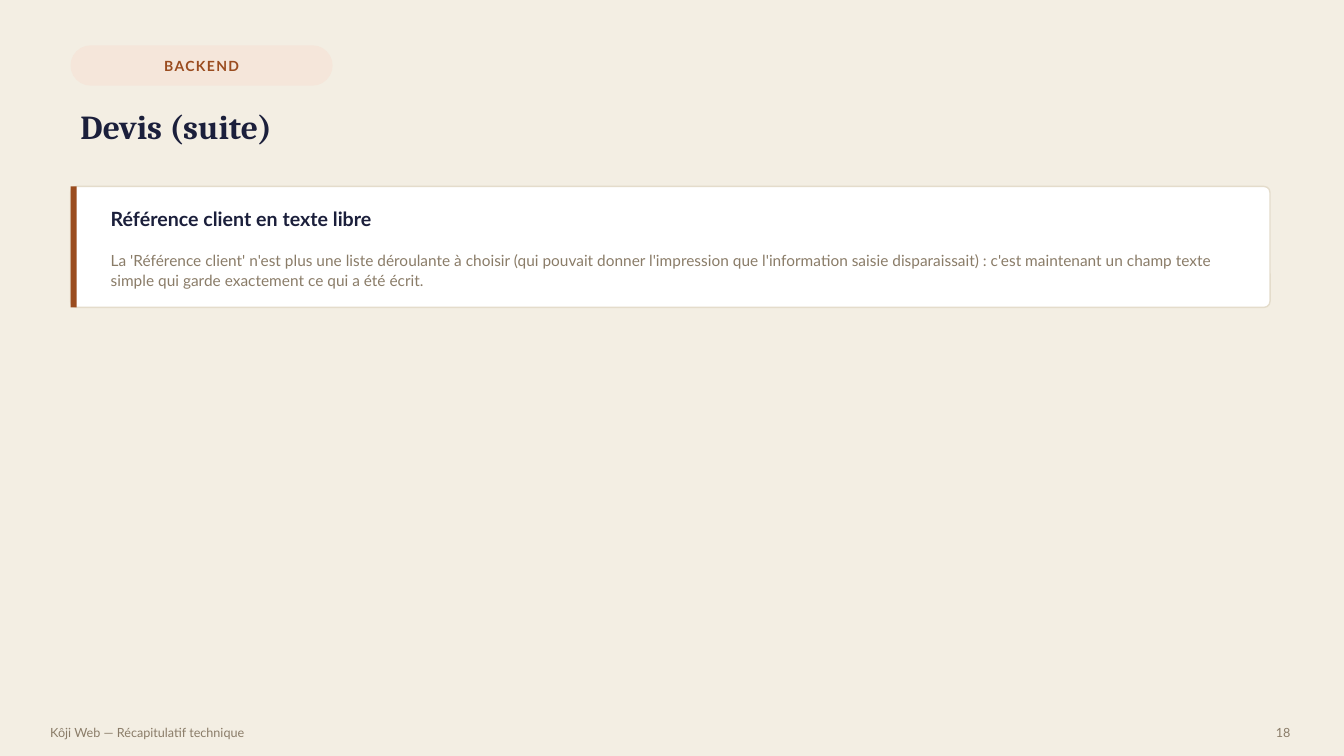
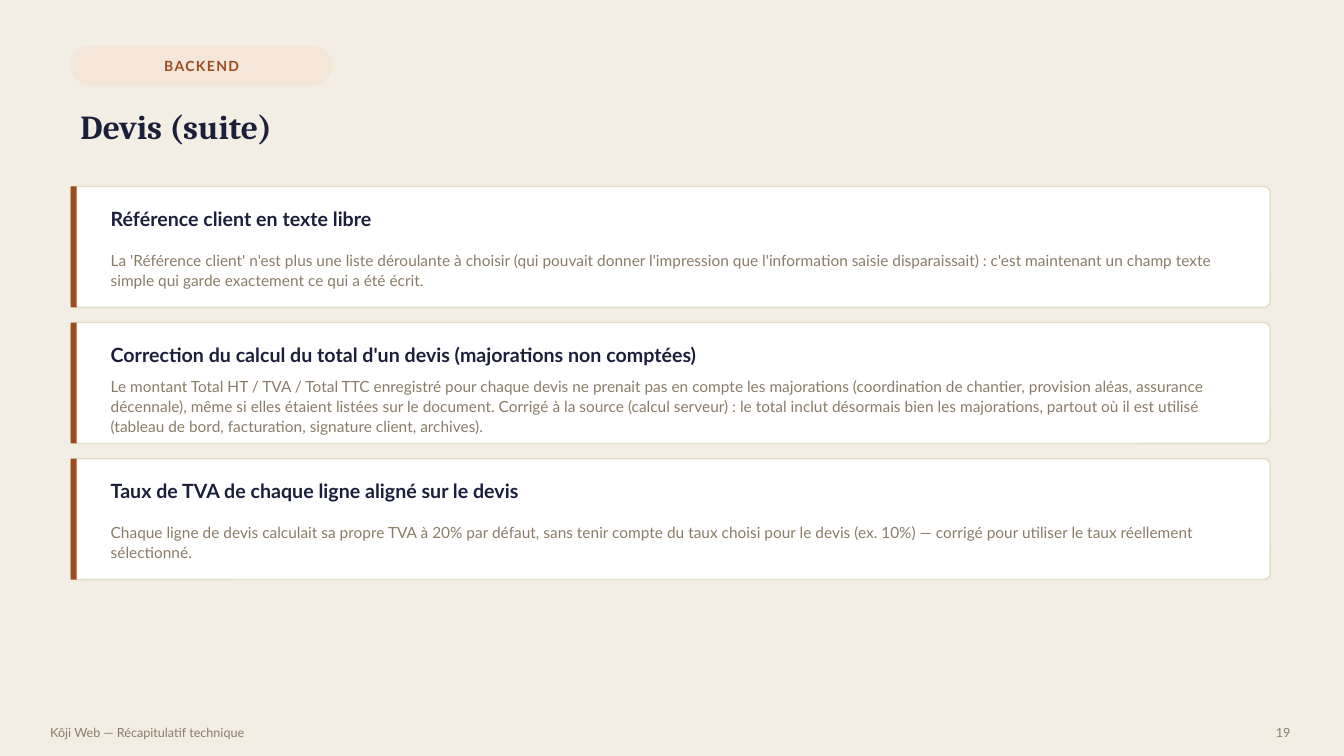
Before and after one commit to bouhouchimira-prog/web-app-Koji, a slide deck: slide 19 of docs/manager-recap/Recap-Koji-Manager.pptx (slide 18 before the commit). Drawn at 1344x756 pixels with LibreOffice and Linux fonts; fonts in the diff are those of the drawing. Boxes give left, top, right and bottom in pixels: in the first picture for what was removed or moved away, otherwise in the second. Text is boxed around its words. In the diff, an @@ line names an element or a change of style, - is before the commit and + after.

Commit message:
Devis: correction du calcul du total (majorations non comptees) et colonne TOTAL HT au lieu de TTC
Le total HT/TVA/TTC enregistre pour un devis ignorait les majorations
(coordination, aleas, assurance decennale) meme quand elles etaient
listees sur le document, faussant tous les montants affiches en aval
(tableau de bord, facturation, signature client, archives). Chaque
ligne de devis calculait aussi sa TVA a 20% par defaut au lieu du taux
reellement choisi. Corrige a la source (calcul serveur), et la colonne
de droite du tableau (PDF/Word) affiche desormais le Total HT.

```diff
--- a/docs/manager-recap/Recap-Koji-Manager.pptx
+++ b/docs/manager-recap/Recap-Koji-Manager.pptx
@@ rounded rectangle added at bbox=[71, 323, 1270, 444], fill #FFFFFF, outline #E4DCCB 1 pt @@
@@ rectangle added at bbox=[71, 323, 77, 444], fill #9A4C1F @@
@@ text added at bbox=[111, 347, 696, 366], 14 pt, text #1B1F3B, bold @@
+Correction du calcul du total d'un devis (majorations non comptées)
@@ text added at bbox=[111, 380, 1203, 435], 11 pt, text #8A7C68 @@
+Le montant Total HT / TVA / Total TTC enregistré pour chaque devis ne prenait pas en compte les majorations (coordination de chantier, provision aléas, assurance décennale), même si elles étaient listées sur le document. Corrigé à la source (calcul serveur) : le total inclut désormais bien les majorations, partout où il est utilisé (tableau de bord, facturation, signature client, archives).
@@ rounded rectangle added at bbox=[71, 459, 1270, 580], fill #FFFFFF, outline #E4DCCB 1 pt @@
@@ rectangle added at bbox=[71, 459, 77, 580], fill #9A4C1F @@
@@ text added at bbox=[111, 483, 518, 502], 14 pt, text #1B1F3B, bold @@
+Taux de TVA de chaque ligne aligné sur le devis
@@ text added at bbox=[111, 526, 1193, 558], 11 pt, text #8A7C68 @@
+Chaque ligne de devis calculait sa propre TVA à 20% par défaut, sans tenir compte du taux choisi pour le devis (ex. 10%) — corrigé pour utiliser le taux réellement sélectionné.
@@ text at bbox=[1276, 728, 1291, 737]: text changed @@
-18
+19
```
Also in this commit, not shown: 29 other slides changed, 1 slide added, 5 other files.
